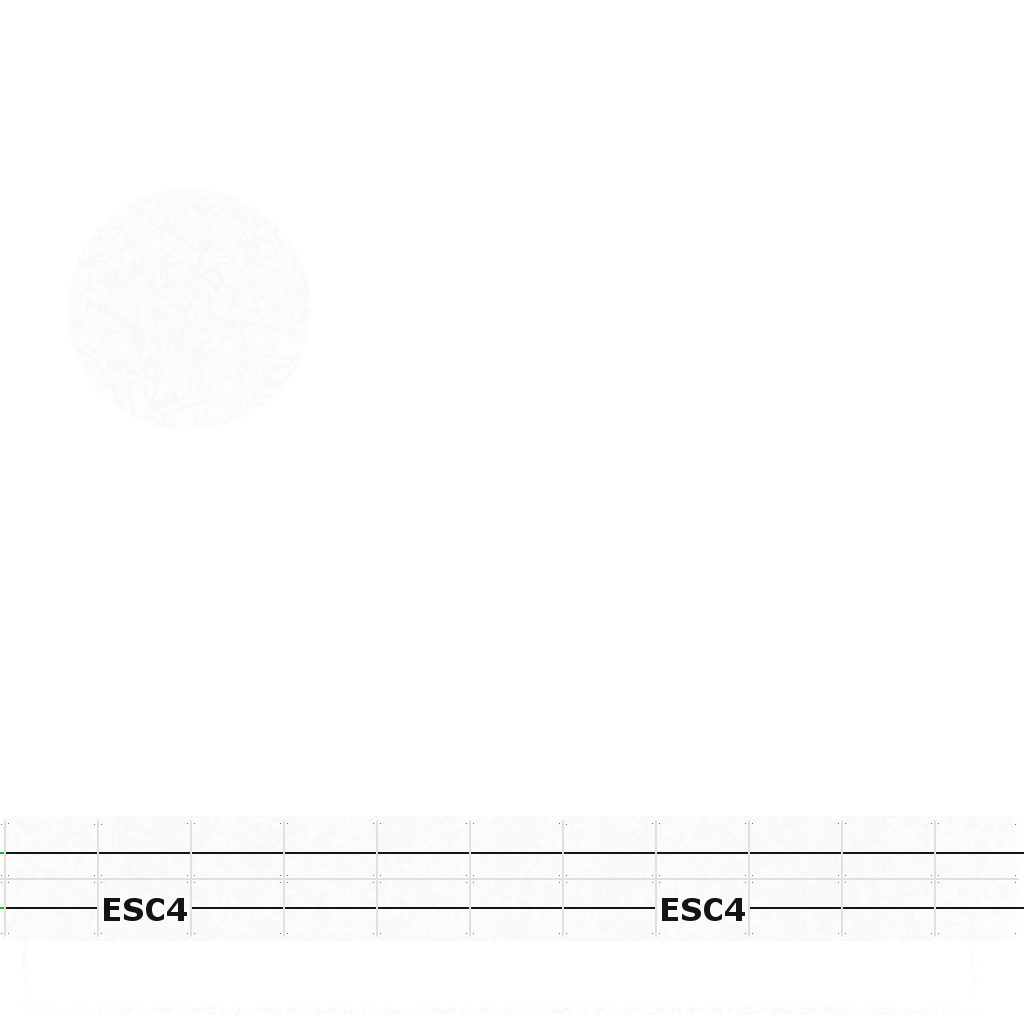
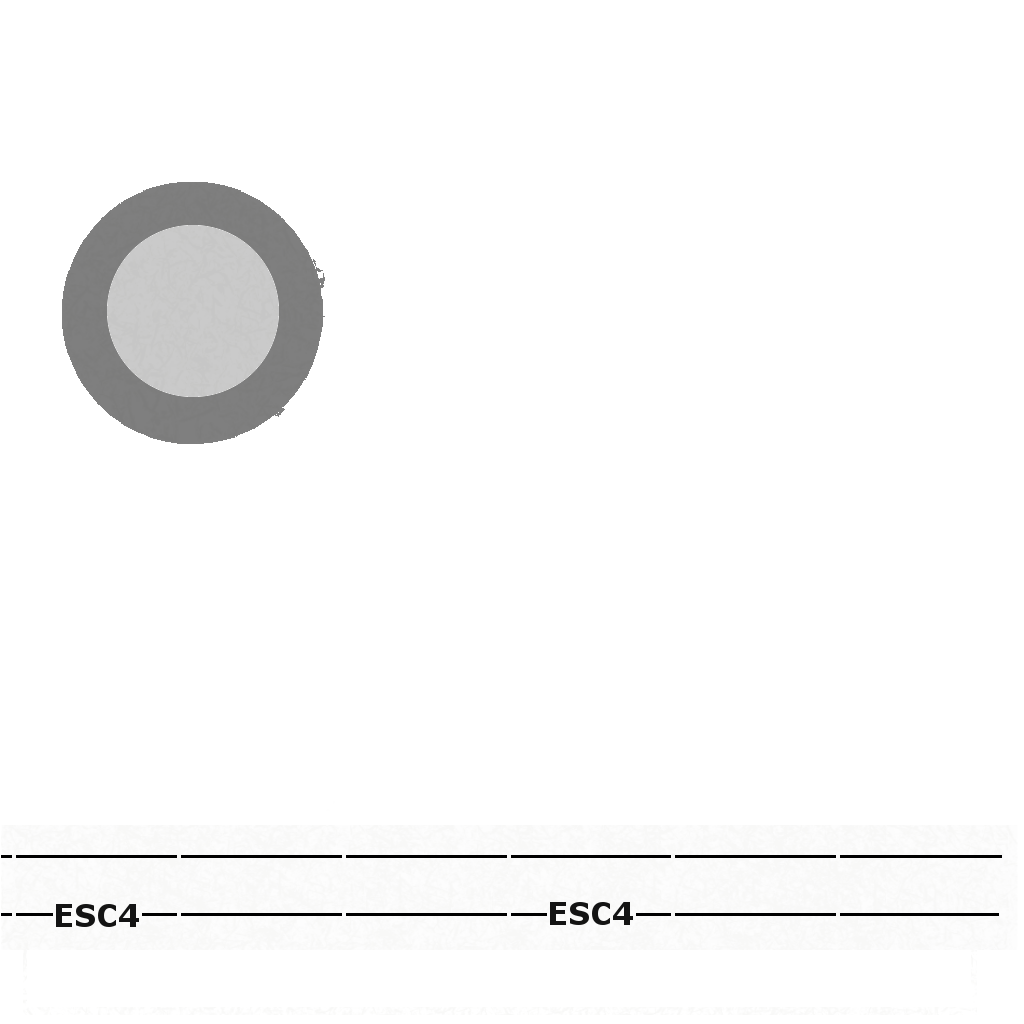
Layer changes from the first 1024x1024 image to the second:
painted on "ESC4 #1" over bbox(550, 898, 745, 925)
painted on "ESC4" over bbox(56, 898, 187, 927)
renamed "3PR Effekte" to "Line", painted on it over bbox(0, 852, 1024, 916)
painted on "Effekte" over bbox(0, 182, 1019, 937)
painted on "Texture" over bbox(1, 182, 1018, 952)
